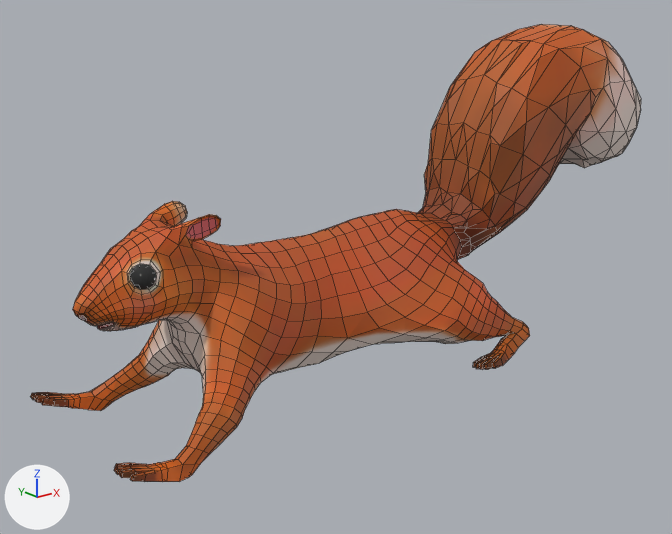
One commit to the FBX model Capstone-Game/Assets/Resources/Animations/Squirrel Animations/Squirrel Climbing.fbx: the scene before it, then after it.
Both versions are drawn from a camera (50 mm lens) standing at (-8.0, -7.38, 2.72) and looking at (-1.87, 0.28, -0.35). Every picture has the same lights, and +X, +Y and +Z are marked at lower left. Both versions are drawn at frame 18 of the action 'Squirrel Armature|Squirrel Climbing'; the numbers are the values there. Mesh edges are drawn as thin lines on the coarser meshes.

Names of what the first picture shows: 'Squirrel'.
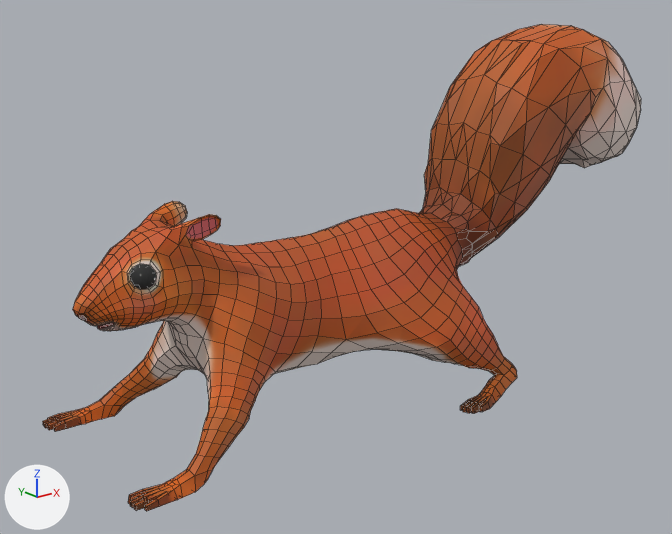
Where the change shows, as pixel boxes [x1, y1, x2, y2] in the pictures (672 x 534 px):
'Squirrel', posed (6% taller)
    before: [30, 24, 641, 482]
    after: [43, 24, 641, 511]
bone 'L_TopArm', root to tip
    before: (233, 298) to (217, 338)
    after: (233, 298) to (220, 341)
bone 'R_TopArm', root to tip
    before: (214, 289) to (168, 311)
    after: (214, 289) to (171, 314)
bone 'L_TopLeg', root to tip
    before: (392, 243) to (437, 231)
    after: (392, 243) to (438, 246)
bone 'L_MiddleLeg', root to tip
    before: (437, 231) to (459, 335)
    after: (438, 246) to (448, 354)
bone 'L_BottomLeg', root to tip
    before: (459, 335) to (519, 329)
    after: (448, 354) to (507, 371)
bone 'R_TopLeg', root to tip
    before: (371, 236) to (422, 227)
    after: (371, 236) to (418, 240)
bone 'R_MiddleLeg', root to tip
    before: (422, 227) to (344, 289)
    after: (418, 240) to (341, 308)
bone 'R_BottomLeg', root to tip
    before: (344, 289) to (393, 283)
    after: (341, 308) to (382, 319)
bone 'L_RearHeelIK', root to tip
    before: (519, 329) to (520, 329)
    after: (507, 370) to (507, 370)
bone 'R_RearHeelIK', root to tip
    before: (392, 283) to (393, 283)
    after: (382, 319) to (383, 318)
bone 'L_FrontHeelIK', root to tip
    before: (183, 468) to (184, 468)
    after: (197, 476) to (198, 476)
bone 'R_FrontHeelIK', root to tip
    before: (96, 400) to (97, 400)
    after: (107, 406) to (108, 406)

The change in detail:
Bone 'L_TopArm' (bone_l_toparm) turns from (15, 5, -24) to (14, 4, -19) degrees about its own x, y and z.
Bone 'R_TopArm' (bone_r_toparm) turns from (15, -5, 24) to (15, -4, 19) degrees about its own x, y and z.
Bone 'L_TopLeg' (bone_l_topleg) turns from (-13, -26, 35) to (-9, -20, 19) degrees about its own x, y and z.
Bone 'L_MiddleLeg' (bone_l_middleleg) turns from (-3, 0, -12) to (-1, 0, -3) degrees about its own x, y and z.
Bone 'L_BottomLeg' (bone_l_bottomleg) turns from (-2, 0, 15) to (-1, 0, 4) degrees about its own x, y and z.
Bone 'R_TopLeg' (bone_r_topleg) turns from (-13, 26, -35) to (-9, 21, -19) degrees about its own x, y and z.
Bone 'R_MiddleLeg' (bone_r_middleleg) turns from (-3, 0, 12) to (-1, 0, 3) degrees about its own x, y and z.
Bone 'R_BottomLeg' (bone_r_bottomleg) turns from (-2, 0, -15) to (-1, 0, -4) degrees about its own x, y and z.
Bone 'L_RearHeelIK' (bone_l_rearheelik) moves from (0.34, 0.31, 0.6) to (0.34, 0.14, 0.15).
Bone 'R_RearHeelIK' (bone_r_rearheelik) moves from (-0.34, 0.31, 0.6) to (-0.34, 0.14, 0.15).
Bone 'L_FrontHeelIK' (bone_l_frontheelik) moves from (-0.26, -1.44, 0.43) to (-0.14, -1.32, 0.44).
Bone 'L_FrontHeelIK' (bone_l_frontheelik) turns from (0, 0, -23) to (0, 0, -4) degrees about its own x, y and z.
Bone 'R_FrontHeelIK' (bone_r_frontheelik) moves from (0.26, -1.44, 0.43) to (0.14, -1.32, 0.44).
Bone 'R_FrontHeelIK' (bone_r_frontheelik) turns from (0, 0, 23) to (0, 0, 4) degrees about its own x, y and z.
